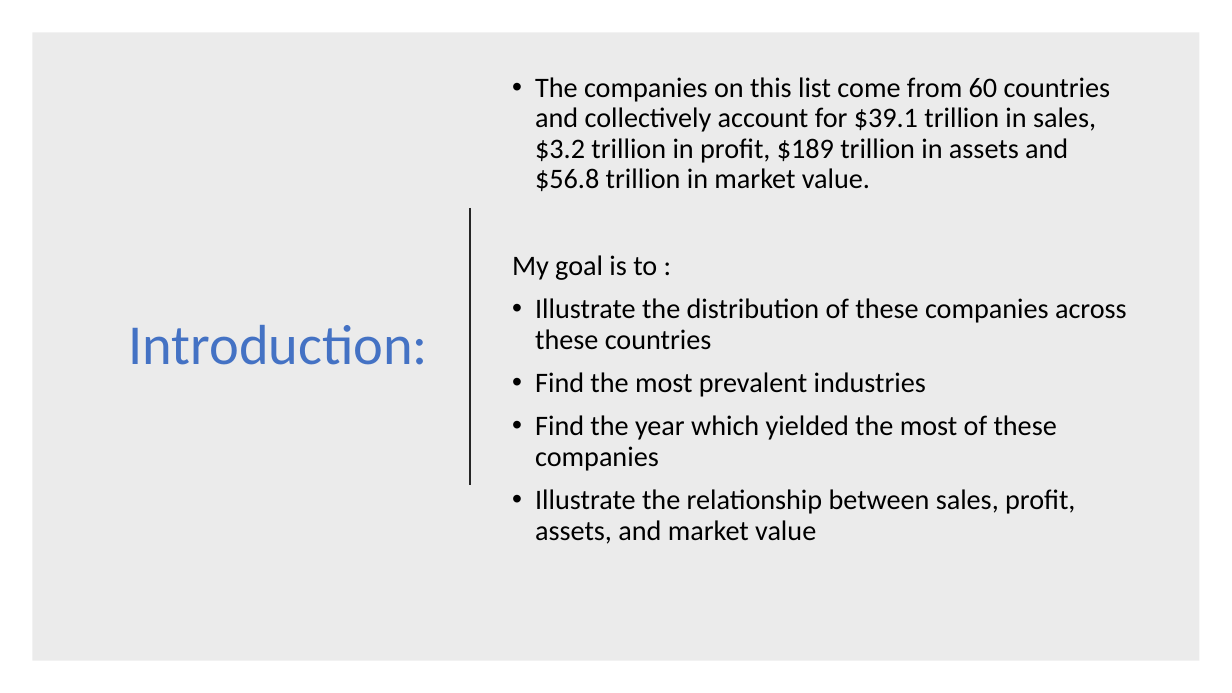
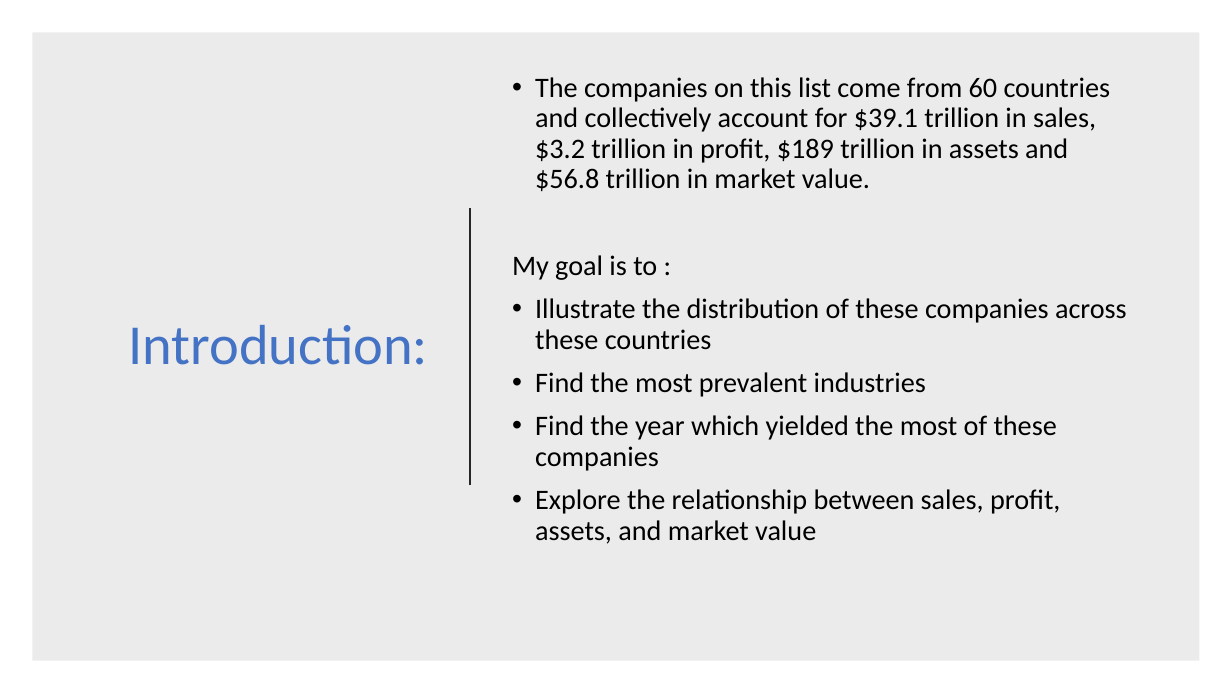
Before and after one commit to valfera/Forbes2000, a slide deck: slide 2 of Web_Scraping_with_Python.pptx. Drawn at 1232x693 pixels with LibreOffice and Linux fonts; fonts in the diff are those of the drawing. Boxes give left, top, right and bottom in pixels: in the first picture for what was removed or moved away, otherwise in the second. Text is boxed around its words. In the diff, an @@ line names an element or a change of style, - is before the commit and + after.

```diff
--- a/Web_Scraping_with_Python.pptx
+++ b/Web_Scraping_with_Python.pptx
@@ text at (x1=535, y1=489, x2=1060, y2=544): text changed @@
-• Illustrate the relationship between sales, profit, assets, and market value
+• Explore the relationship between sales, profit, assets, and market value
```
Also in this commit, not shown: 1 other slide changed, 2 slides added, 1 slide removed.
